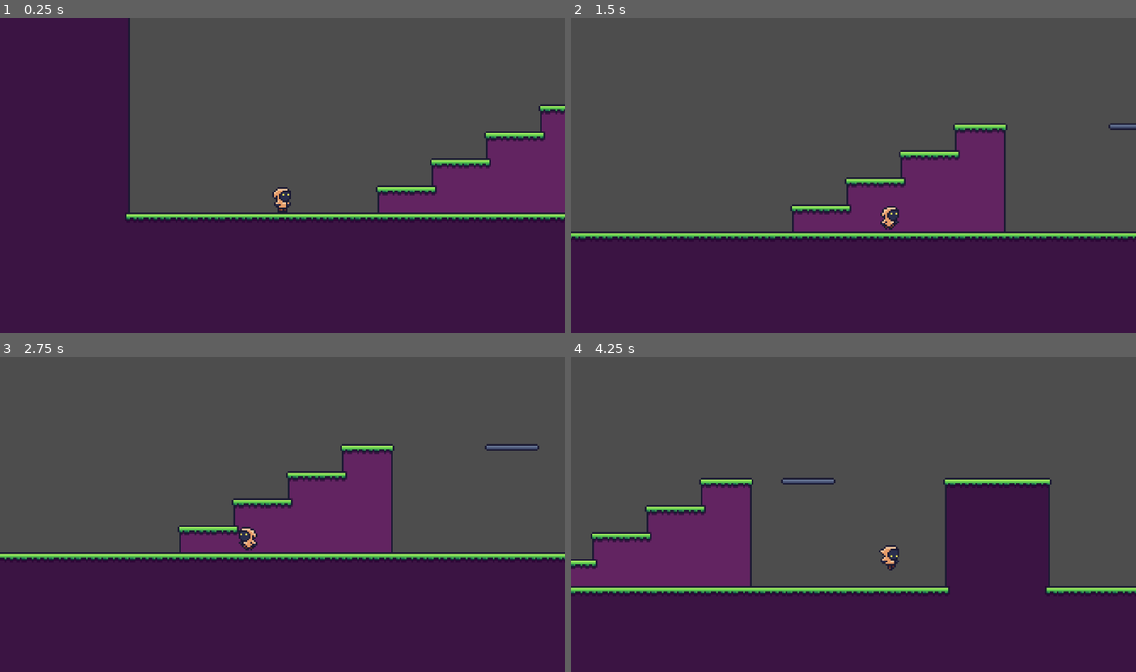
Above: before the commit, frames 1-4 (two rows, left to right).
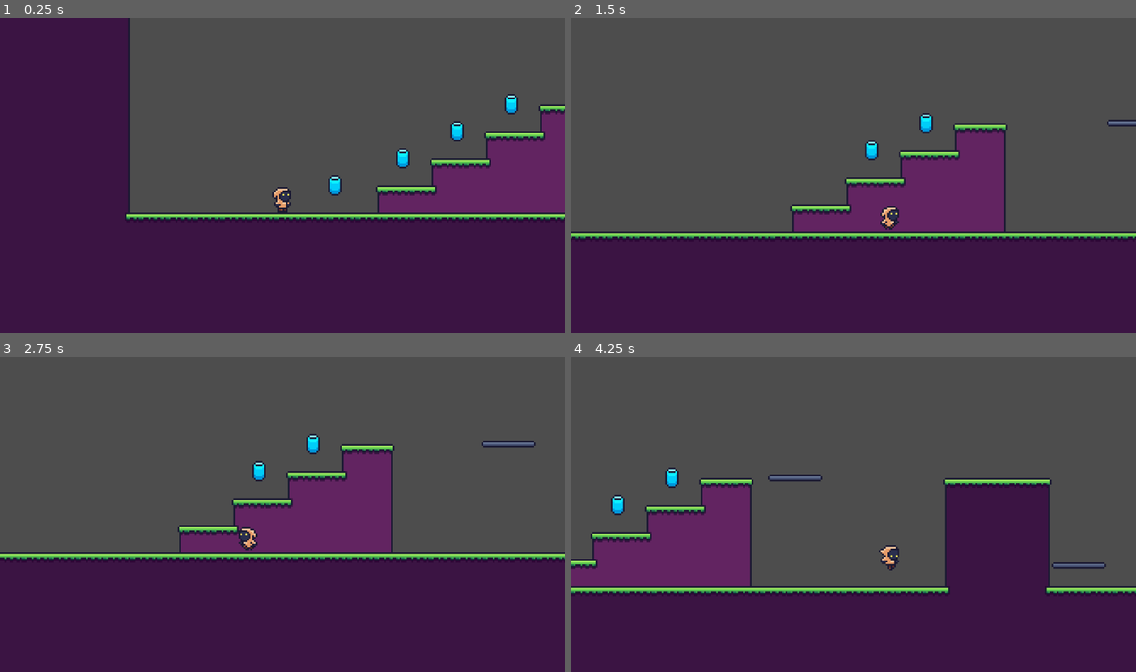
Above: after the commit, the same moments.

Repository: jim-ec/godot-platformer-demo
Game: Godot game, scene res://assets/scenes/areas/area_1.tscn
Two runs of this game, one before a commit and one after it. Both use one fixed random seed, a clock stepped at 60 frames per second and the inputs below.
Inputs:
- Up to frame 1 (0.25 s): no input
- Up to frame 2 (1.5 s): hold D (move_right) from 0.53 s (still down); tap Space (jump) at 0.77 s
- Up to frame 3 (2.75 s): tap Space (jump) at 1.52 s; release D (move_right) at 2.03 s; hold A (move_left) from 2.03 s (still down)
- Up to frame 4 (4.25 s): release A (move_left) at 2.78 s; hold D (move_right) from 2.78 s (still down); tap Space (jump) at 3.02, 3.77 s

The runs differ from the first frame. In frame 1, 0.6% of the frame differs, in the area x 58-92%, y 24-57%; in frame 2, 0.4%; in frame 3, 0.6%; in frame 4, 0.8%, in the area x 7-95%, y 35-68%.

Commit message:
enable grid snap, add some energy cells

Diff:
--- a/assets/scenes/areas/area_1.tscn
+++ b/assets/scenes/areas/area_1.tscn
@@ -1,8 +1,9 @@
-[gd_scene load_steps=10 format=4 uid="uid://0xv51av0vp07"]
+[gd_scene load_steps=12 format=4 uid="uid://0xv51av0vp07"]
 
 [ext_resource type="Texture2D" uid="uid://cfoj5he8lw1qk" path="res://assets/sprites/tiles_1.png" id="1_2eaa5"]
 [ext_resource type="PackedScene" uid="uid://bmytboqimvr0u" path="res://assets/scenes/player.tscn" id="2_4ud05"]
 [ext_resource type="PackedScene" uid="uid://cdq5mkbjiwu78" path="res://assets/scenes/moving_platform_large.tscn" id="3_rmcmk"]
+[ext_resource type="PackedScene" uid="uid://bdol5ygxi1qea" path="res://assets/scenes/energy_cell.tscn" id="4_iqvpp"]
 
 [sub_resource type="TileSetAtlasSource" id="TileSetAtlasSource_xkp4h"]
 texture = ExtResource("1_2eaa5")
@@ -329,33 +330,40 @@
 terrain_set_0/terrain_1/color = Color(0.5, 0.4375, 0.25, 1)
 sources/0 = SubResource("TileSetAtlasSource_xkp4h")
 
-[sub_resource type="Curve2D" id="Curve2D_o3gfg"]
-resource_local_to_scene = true
-_data = {
-"points": PackedVector2Array(0, 0, 0, 0, 10.7202, -0.190079, 0, 0, 0, 0, 79.7202, -0.190079)
-}
-point_count = 2
-
 [sub_resource type="Curve2D" id="Curve2D_8w0mt"]
 resource_local_to_scene = true
 _data = {
-"points": PackedVector2Array(0, 0, 0, 0, 0, 0, 0, 0, 0, 0, 0.0819092, -83.7773)
+"points": PackedVector2Array(0, 0, 0, 0, 1.08191, 1.22266, 0, 0, 0, 0, 1.08191, -86.7773)
 }
 point_count = 2
 
 [sub_resource type="Curve2D" id="Curve2D_b5bfh"]
 resource_local_to_scene = true
 _data = {
-"points": PackedVector2Array(0, 0, 0, 0, 97.6202, -2.53445, 0, 0, 0, 0, -6.37976, -2.53445)
+"points": PackedVector2Array(0, 0, 0, 0, 101.62, -1.53445, 0, 0, 0, 0, -2.37976, -1.53445)
 }
 point_count = 2
 
 [sub_resource type="Curve2D" id="Curve2D_nk2vr"]
 resource_local_to_scene = true
 _data = {
-"points": PackedVector2Array(0, 0, 0, 0, 154.198, 6.28857, 0, 0, 0, 0, 155.198, -70.7114, 0, 0, 0, 0, 40.1975, -70.7114, 0, 0, 0, 0, 39.1975, -179.711)
+"points": PackedVector2Array(0, 0, 0, 0, 152.198, 9.28857, 0, 0, 0, 0, 152.198, -78.7114, 0, 0, 0, 0, 40.1975, -78.7114, 0, 0, 0, 0, 40.1975, -182.711)
 }
 point_count = 4
+
+[sub_resource type="Curve2D" id="Curve2D_r7uy3"]
+resource_local_to_scene = true
+_data = {
+"points": PackedVector2Array(0, 0, 0, 0, -8, 0, 0, 0, 0, 0, 72, 0)
+}
+point_count = 2
+
+[sub_resource type="Curve2D" id="Curve2D_ru1g1"]
+resource_local_to_scene = true
+_data = {
+"points": PackedVector2Array(0, 0, 0, 0, 0, 0, 0, 0, 0, 0, 0, -40)
+}
+point_count = 2
 
 [node name="area_1" type="Node2D"]
 
@@ -369,14 +377,10 @@
 tile_map_data = PackedByteArray("AAAKAAsAAAAEAAQAAAAKAAoAAAABAAUAAAAKAAkAAAABAAUAAAAKAAgAAAABAAUAAAAKAAcAAAABAAUAAAAKAA …(20416 unchanged characters)…
 tile_set = SubResource("TileSet_g0cof")
 
-[node name="Player" parent="." instance=ExtResource("2_4ud05")]
+[node name="PlayerController" parent="." instance=ExtResource("2_4ud05")]
 position = Vector2(9, 0)
 
 [node name="platforms" type="Node2D" parent="."]
-
-[node name="moving_platform_large" parent="platforms" instance=ExtResource("3_rmcmk")]
-position = Vector2(206.28, -61.8099)
-curve = SubResource("Curve2D_o3gfg")
 
 [node name="moving_platform_large" parent="." instance=ExtResource("3_rmcmk")]
 position = Vector2(518.918, -65.2227)
@@ -390,3 +394,23 @@
 position = Vector2(559.802, -161.289)
 curve = SubResource("Curve2D_nk2vr")
 path_time = 3.0
+
+[node name="Area2D" parent="." instance=ExtResource("4_iqvpp")]
+position = Vector2(40, -16)
+
+[node name="Area2D2" parent="." instance=ExtResource("4_iqvpp")]
+position = Vector2(80, -32)
+
+[node name="Area2D3" parent="." instance=ExtResource("4_iqvpp")]
+position = Vector2(112, -48)
+
+[node name="Area2D4" parent="." instance=ExtResource("4_iqvpp")]
+position = Vector2(144, -64)
+
+[node name="moving_platform_large4" parent="." instance=ExtResource("3_rmcmk")]
+position = Vector2(216, -64)
+curve = SubResource("Curve2D_r7uy3")
+
+[node name="moving_platform_large5" parent="." instance=ExtResource("3_rmcmk")]
+position = Vector2(384, -8)
+curve = SubResource("Curve2D_ru1g1")
--- /dev/null
+++ b/assets/scenes/energy_cell.tscn
@@ -0,0 +1,19 @@
+[gd_scene load_steps=4 format=3 uid="uid://bdol5ygxi1qea"]
+
+[ext_resource type="Texture2D" uid="uid://dmde46j54yftw" path="res://assets/sprites/energy_cell.png" id="1_7a1r4"]
+[ext_resource type="Script" path="res://assets/scripts/energy_cell.gd" id="1_t0enq"]
+
+[sub_resource type="CapsuleShape2D" id="CapsuleShape2D_akroy"]
+radius = 5.0
+height = 14.0
+
+[node name="Area2D" type="Area2D"]
+script = ExtResource("1_t0enq")
+
+[node name="Sprite" type="Sprite2D" parent="."]
+texture = ExtResource("1_7a1r4")
+
+[node name="CollisionShape2D" type="CollisionShape2D" parent="."]
+shape = SubResource("CapsuleShape2D_akroy")
+
+[connection signal="body_entered" from="." to="." method="_on_body_entered"]
--- /dev/null
+++ b/assets/scripts/energy_cell.gd
@@ -0,0 +1,10 @@
+extends Area2D
+
+
+func _on_body_entered(body: Node2D) -> void:
+
+	if body is PlayerController:
+		GameManager.energy_cells += 1
+		queue_free()
+
+	pass # Replace with function body.
--- /dev/null
+++ b/assets/scripts/game_manager.gd
@@ -0,0 +1,3 @@
+extends Node
+
+var energy_cells = 0
--- a/project.godot
+++ b/project.godot
@@ -14,6 +14,10 @@
 run/main_scene="res://assets/scenes/areas/area_1.tscn"
 config/features=PackedStringArray("4.3", "Forward Plus")
 config/icon="res://icon.svg"
+
+[autoload]
+
+GameManager="*res://assets/scripts/game_manager.gd"
 
 [display]
 
Binary file added: assets/sprites/energy_cell.png
Not shown, added: assets/sprites/energy_cell.png.import
